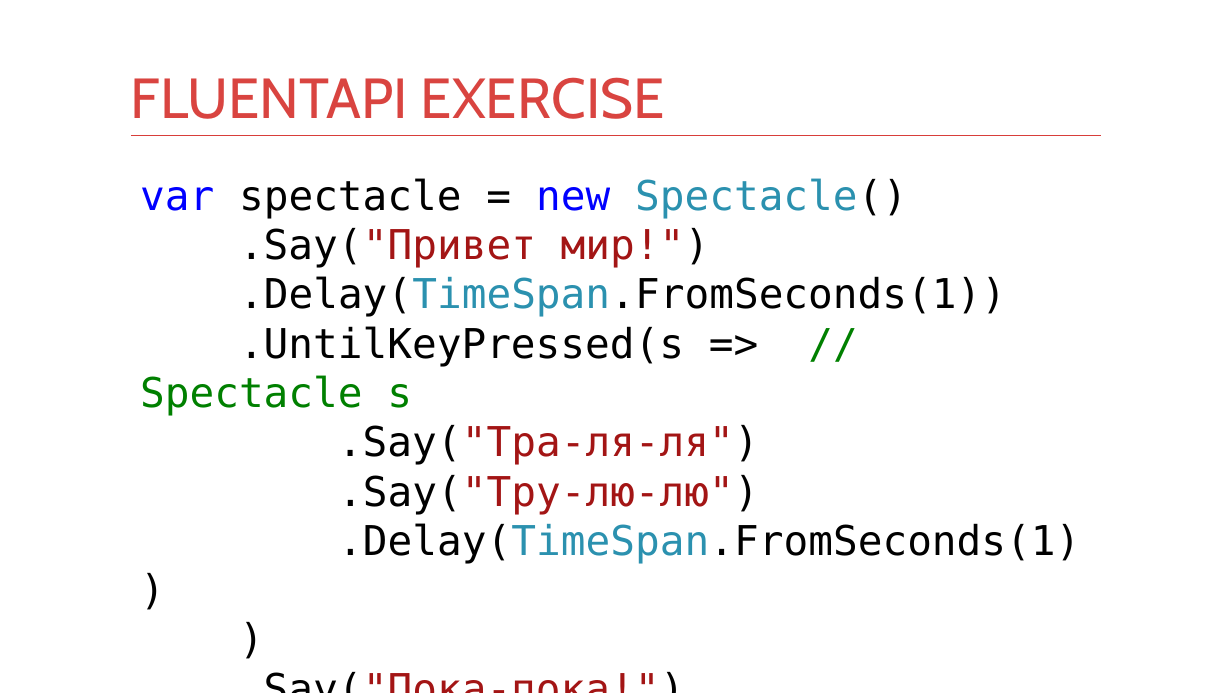
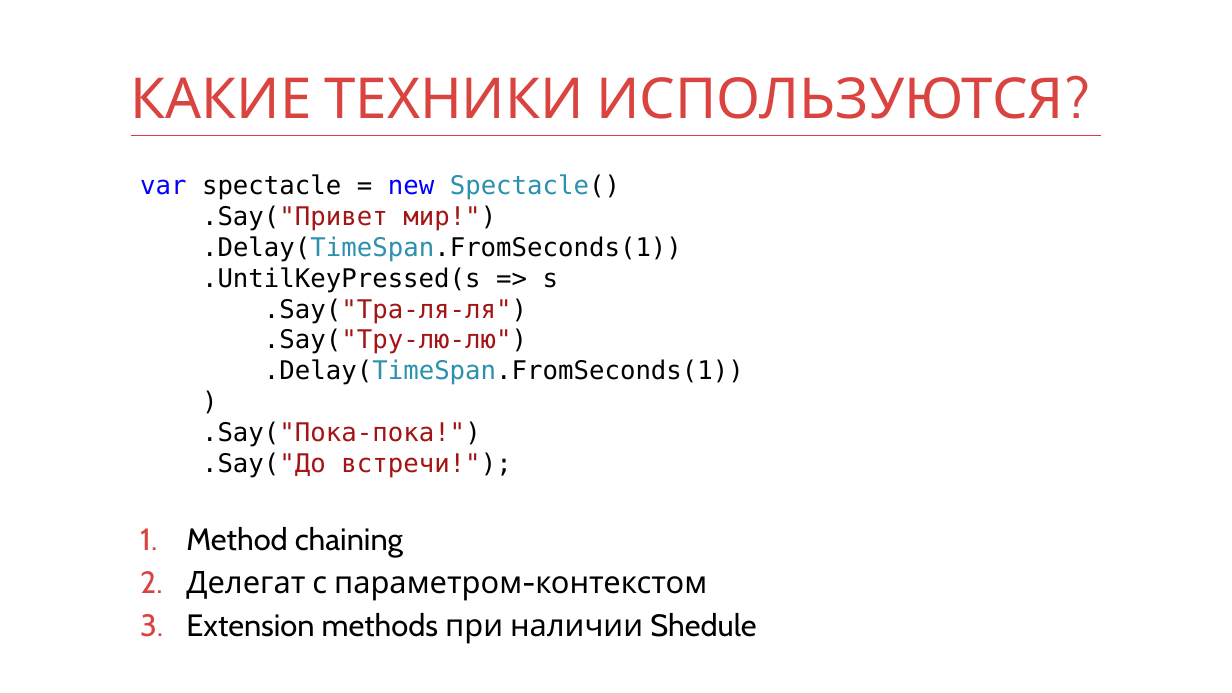
Before and after one commit to kontur-courses/fluent-api, a slide deck: slide 10 of fluent-api.pptx (slide 20 before the commit). Drawn at 1232x693 pixels with LibreOffice and Linux fonts; fonts in the diff are those of the drawing. Boxes give left, top, right and bottom in pixels: in the first picture for what was removed or moved away, otherwise in the second. Text is boxed around its words. In the diff, an @@ line names an element or a change of style, - is before the commit and + after.

Commit message:
presentation update

```diff
--- a/fluent-api.pptx
+++ b/fluent-api.pptx
@@ title at (x1=131, y1=77, x2=1064, y2=119): text changed @@
-FLUENTAPI EXERCISE
+КАКИЕ ТЕХНИКИ ИСПОЛЬЗУЮТСЯ?
@@ text at (x1=140, y1=174, x2=756, y2=644): text changed; size 32 to 20 pt @@
-var spectacle = new Spectacle()
-.Say("Привет мир!")
-.Delay(TimeSpan.FromSeconds(1))
-.UntilKeyPressed(s => // Spectacle s
-.Say("Тра-ля-ля")
-.Say("Тру-лю-лю")
-.Delay(TimeSpan.FromSeconds(1))
-)
-.Say("Пока-пока!")
-.Say("До встречи!");
+var spectacle = new Spectacle()
+.Say("Привет мир!")
+.Delay(TimeSpan.FromSeconds(1))
+.UntilKeyPressed(s => s
+.Say("Тра-ля-ля")
+.Say("Тру-лю-лю")
+.Delay(TimeSpan.FromSeconds(1))
+)
+.Say("Пока-пока!")
+.Say("До встречи!");
+1. Method chaining
+2. Делегат с параметром-контекстом
+3. Extension methods при наличии Shedule
```
Also in this commit, not shown: 8 other slides changed, 5 slides added, 18 slides removed, 1 other file.
